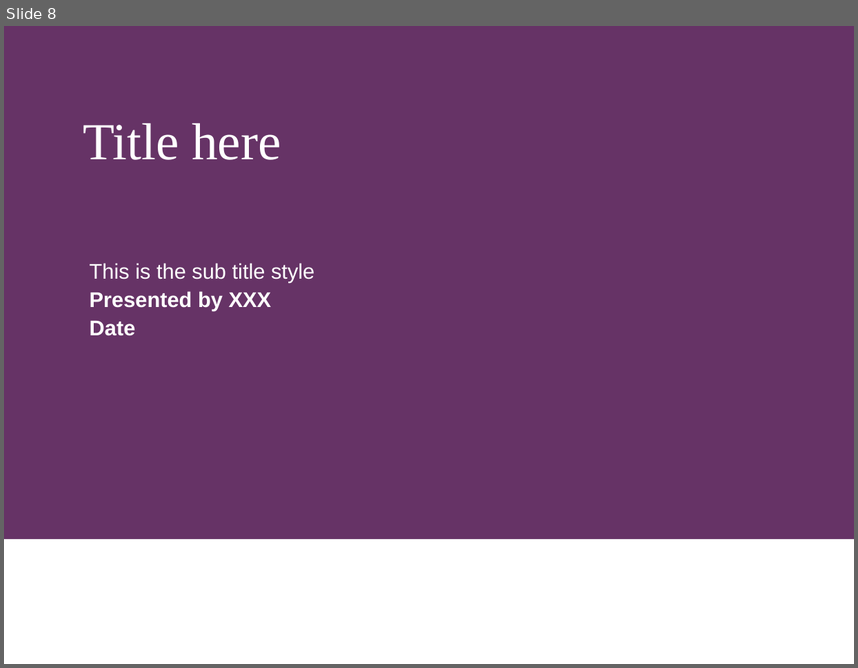
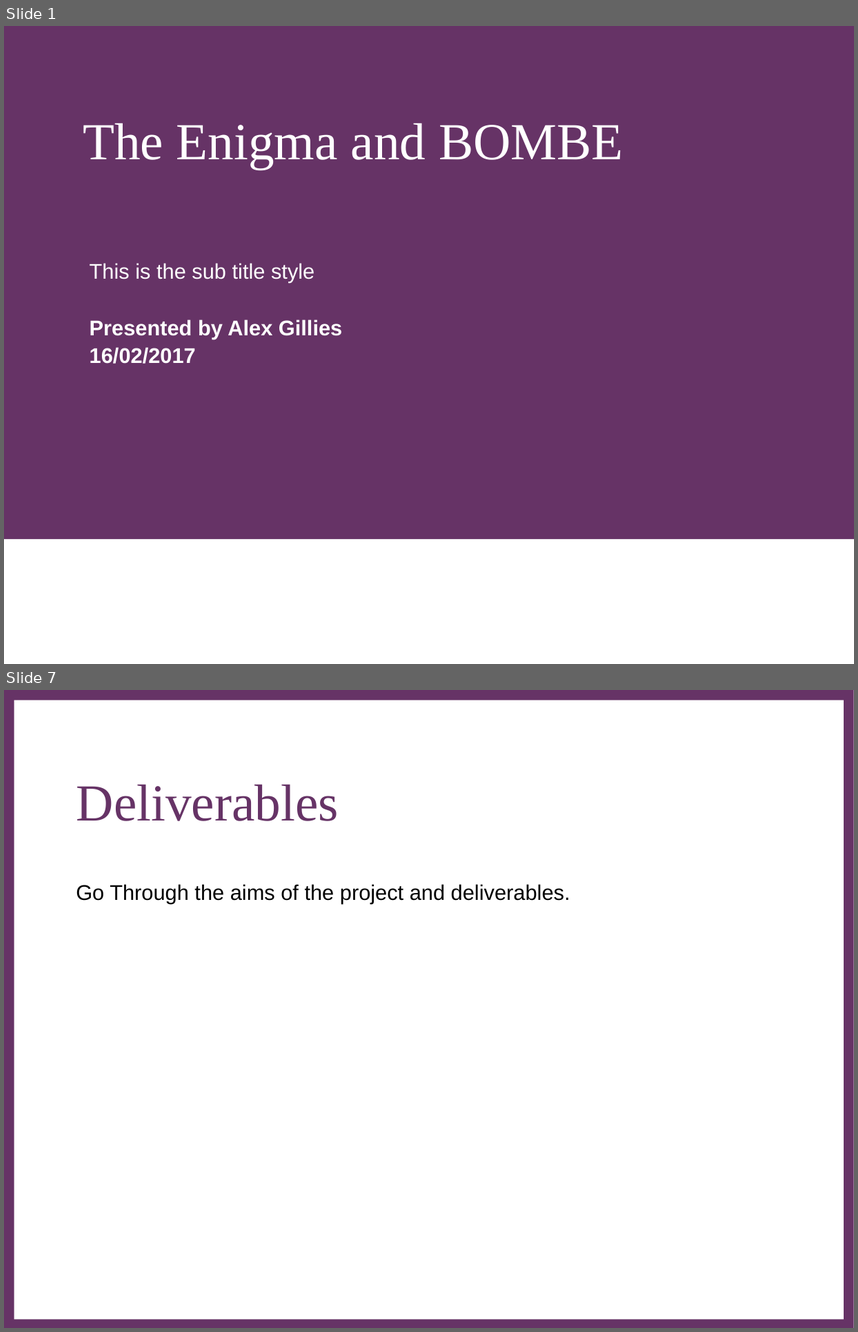
Before and after one commit to br3v1an5/Dissertation-Third-Year, a slide deck: DesignReport/1_PowerpointTemplate.ppt. Shown one above the other, each under a label of ours: slide 8 before the commit, slides 1 and 7 after it; the slides between them are not shown. The pictures are 858x668 and 858x1332 pixels, drawn with LibreOffice and Linux fonts; fonts in the diff are those of the drawing; background and template pictures are left out. Boxes give left, top, right and bottom in pixels: in the first picture for what was removed or moved away, otherwise in the second. Text is boxed around its words. In the diff, an @@ line names an element or a change of style, - is before the commit and + after.

```diff
--- a/DesignReport/1_PowerpointTemplate.ppt
+++ b/DesignReport/1_PowerpointTemplate.ppt
@@ slide 7 added at <box>4,690,854,1328</box>, background #FFFFFF @@
@@ rectangle added at <box>4,690,854,1328</box>, fill #663366, 24 pt, text #663366 @@
+∂
@@ rectangle added at <box>14,700,844,1319</box>, fill #FFFFFF @@
@@ title added at <box>76,784,339,821</box>, 44 pt, text #663366 @@
+Deliverables
@@ text added at <box>76,884,570,904</box>, 18 pt, text #000000 @@
+Go Through the aims of the project and deliverables.
@@ what was slide 8 is now slide 1 @@
@@ slide 1 changed as well @@
@@ title at <box>83,123,624,169</box>: text changed @@
-Title here
+The Enigma and BOMBE
@@ subtitle at <box>90,319,342,363</box>: text changed @@
-Presented by XXX
-Date
+Presented by Alex Gillies
+16/02/2017
```
Also in this commit, not shown: 8 other slides added, 8 slides removed, 1 other file.
